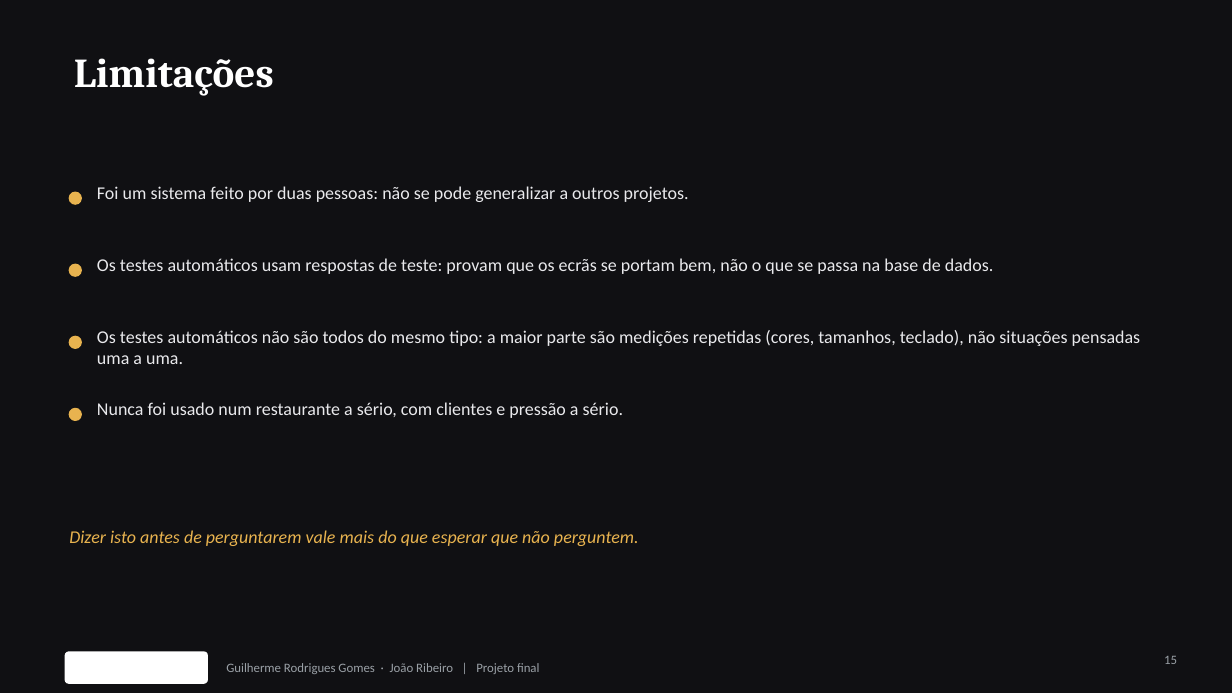
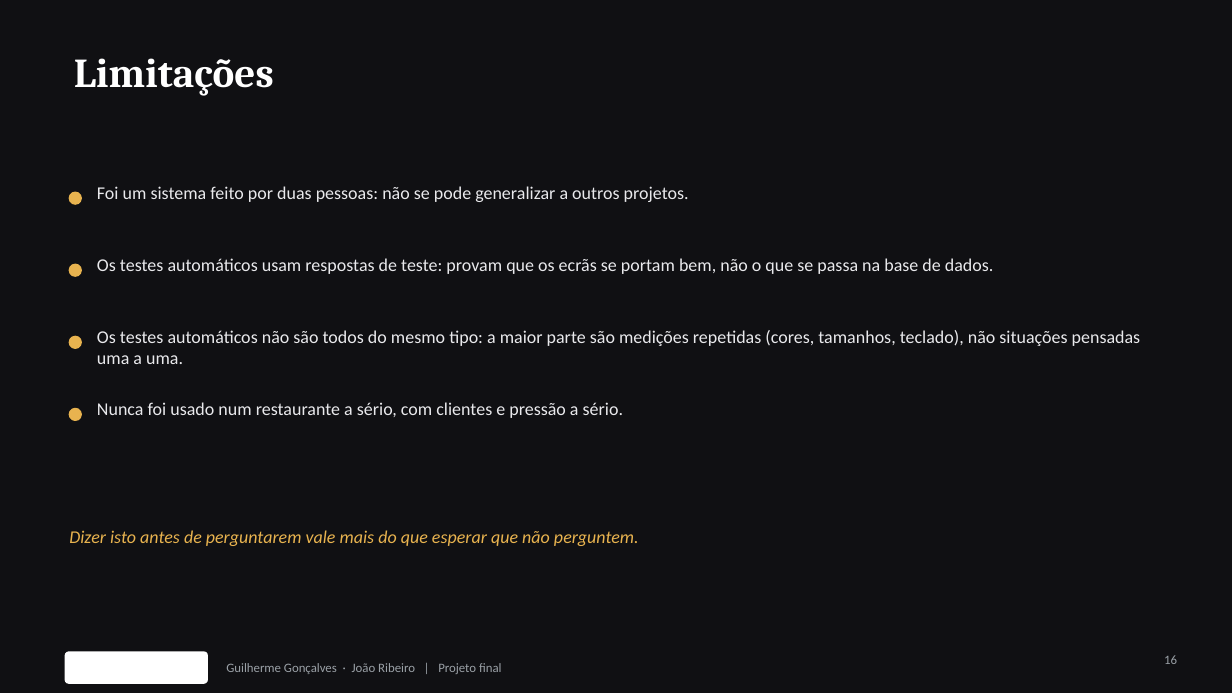
Before and after one commit to Azulindo/Projeto-Final, a slide deck: slide 16 of docs/apresentacao.pptx (slide 15 before the commit). Drawn at 1232x693 pixels with LibreOffice and Linux fonts; fonts in the diff are those of the drawing; background and template pictures are left out. Boxes give left, top, right and bottom in pixels: in the first picture for what was removed or moved away, otherwise in the second. Text is boxed around its words. In the diff, an @@ line names an element or a change of style, - is before the commit and + after.

```diff
--- a/docs/apresentacao.pptx
+++ b/docs/apresentacao.pptx
@@ page number at (x1=1164, y1=655, x2=1177, y2=664): text changed @@
-15
+16
@@ text at (x1=226, y1=663, x2=502, y2=674): text changed @@
-Guilherme Rodrigues Gomes · João Ribeiro | Projeto final
+Guilherme Gonçalves · João Ribeiro | Projeto final
```
Also in this commit, not shown: 15 other slides changed, 1 slide added.
